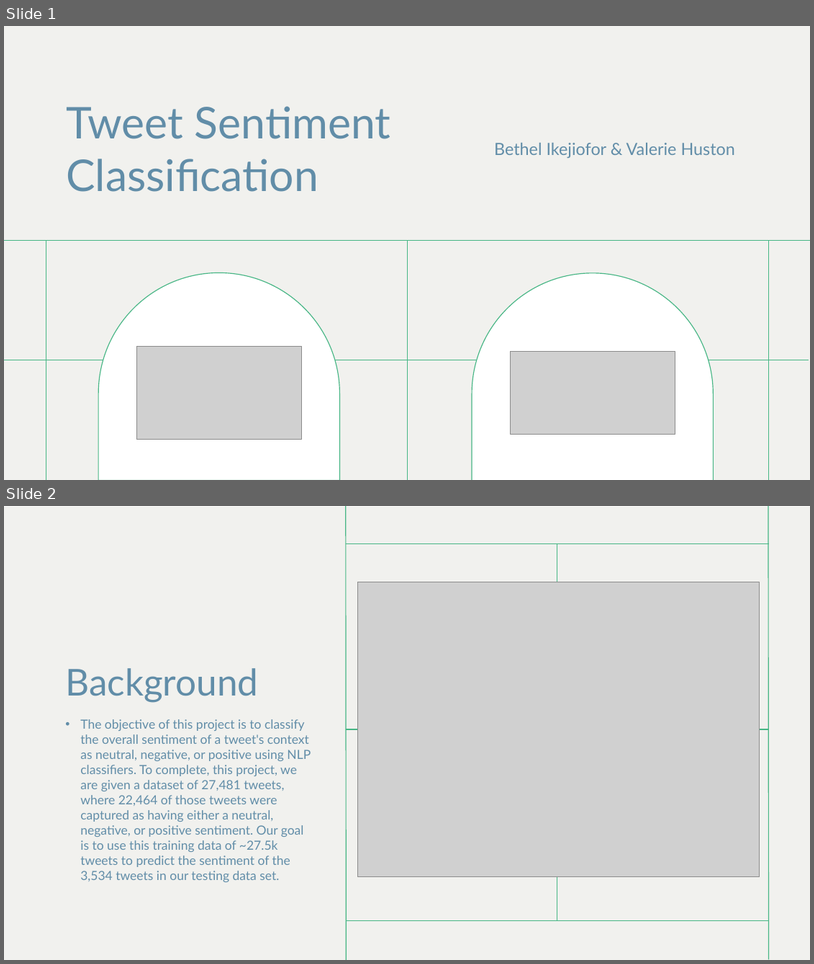
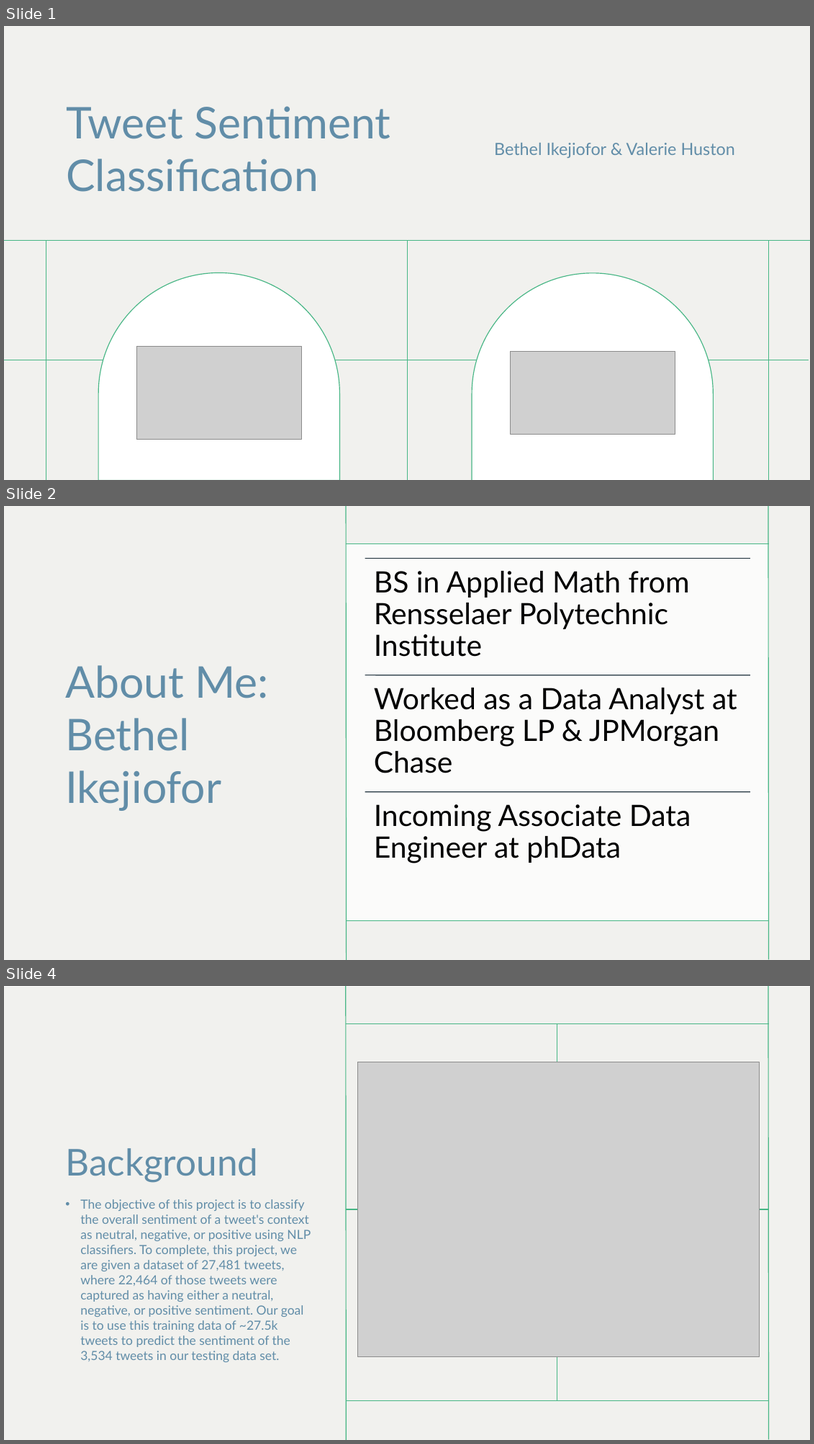
Before and after one commit to bethelike98/ENTITY-Final-Project, a slide deck: Presentation/DS Final Project Presentation.pptx. Shown one above the other, each under a label of ours: slides 1 and 2 before the commit, slides 1, 2 and 4 after it; the slides between them are not shown. The pictures are 814x964 and 814x1444 pixels, drawn with LibreOffice and Linux fonts; fonts in the diff are those of the drawing; grey boxes stand for pictures. Boxes give left, top, right and bottom in pixels: in the first picture for what was removed or moved away, otherwise in the second. Text is boxed around its words. In the diff, an @@ line names an element or a change of style, - is before the commit and + after.

```diff
--- a/Presentation/DS Final Project Presentation.pptx
+++ b/Presentation/DS Final Project Presentation.pptx
@@ slide 2 added at bbox=[4, 506, 810, 960], background #FFFFFF; not listed: 6 template elements that a slide beside it also shows @@
@@ rectangle added at bbox=[4, 506, 810, 960], fill #F1F1EE @@
@@ group added at bbox=[346, 506, 770, 960]: 4 lines @@
@@ rectangle added at bbox=[347, 544, 769, 921], fill #FFFFFF at 75% opacity @@
@@ title added at bbox=[65, 665, 270, 811], 52 pt, text #618DA8 @@
+About Me: Bethel Ikejiofor
@@ group added at bbox=[365, 558, 751, 863]: 3 lines, 3 texts @@
+BS in Applied Math from Rensselaer Polytechnic Institute
+Worked as a Data Analyst at Bloomberg LP & JPMorgan Chase
+Incoming Associate Data Engineer at phData
@@ what was slide 2 is now slide 4 @@
```
Also in this commit, not shown: 5 slides changed, 6 other slides added.
